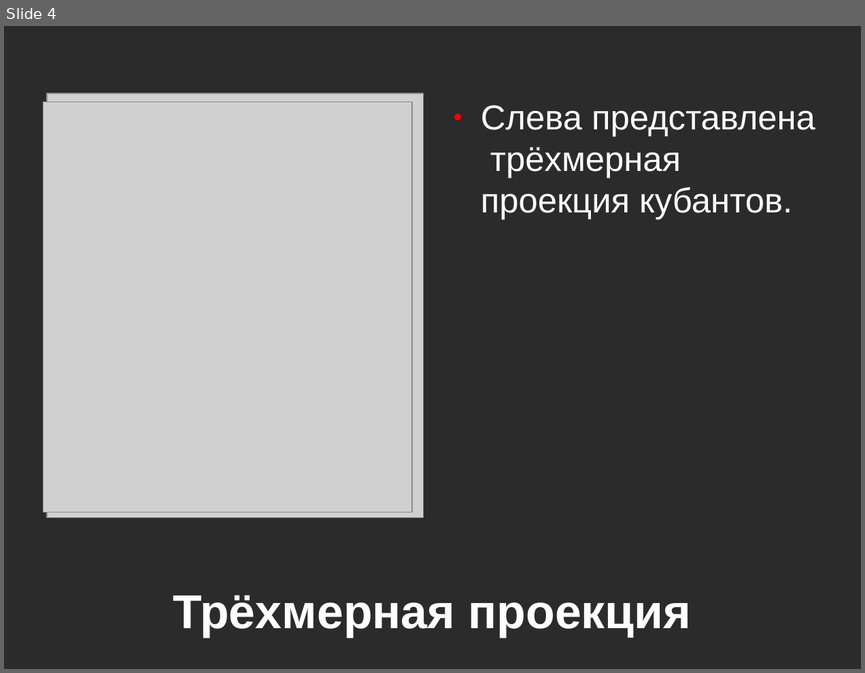
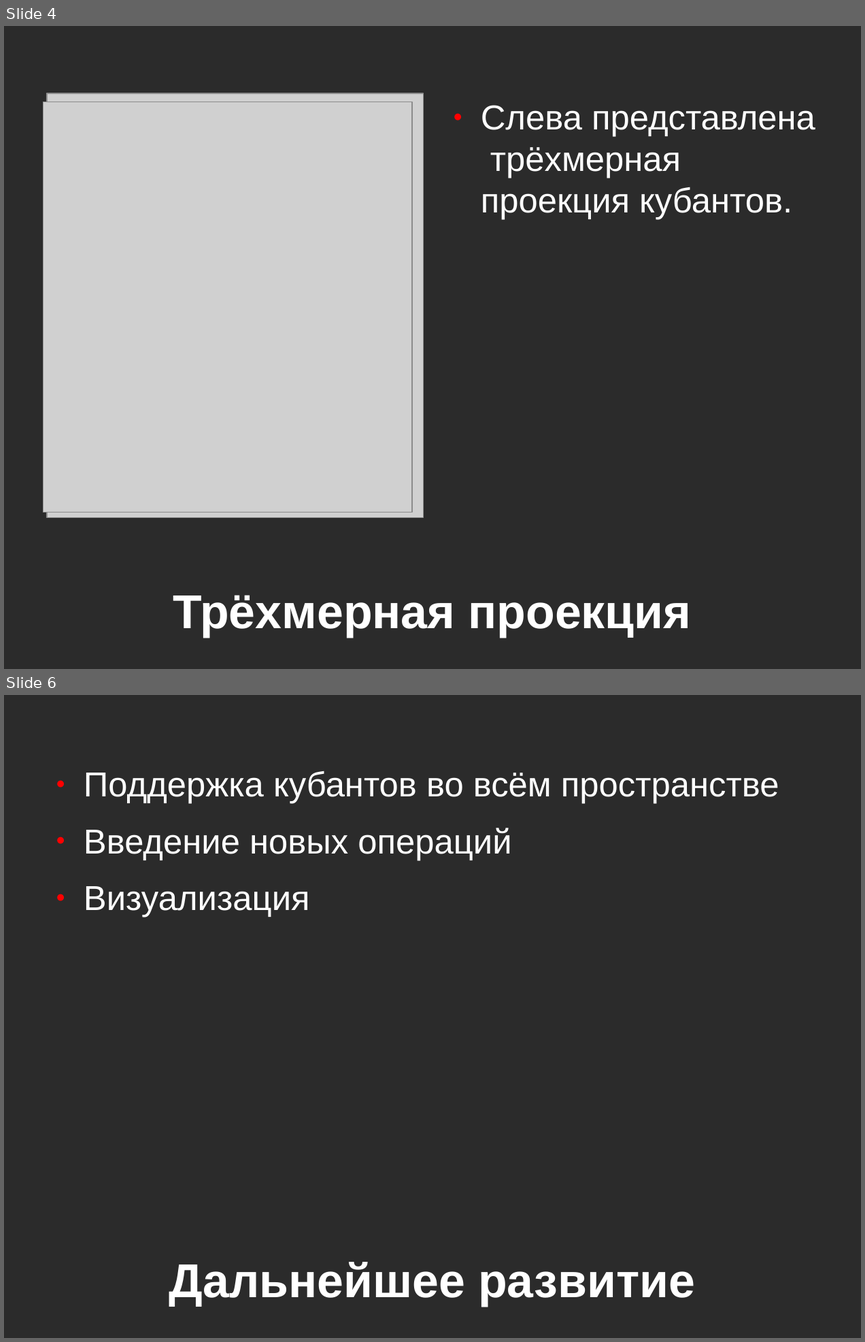
Before and after one commit to itroot/university-tasks, a slide deck: work/presentation.odp. Shown one above the other, each under a label of ours: slide 4 before the commit, slides 4 and 6 after it; the slides between them are not shown. The pictures are 865x673 and 865x1342 pixels, drawn with LibreOffice and Linux fonts; fonts in the diff are those of the drawing; grey boxes stand for pictures; background and template pictures are left out; a plain dark background stands for a picture behind light text. Boxes give left, top, right and bottom in pixels: in the first picture for what was removed or moved away, otherwise in the second. Text is boxed around its words. In the diff, an @@ line names an element or a change of style, - is before the commit and + after.

```diff
--- a/work/presentation.odp
+++ b/work/presentation.odp
@@ slide 6 added at <box>4,695,861,1338</box>, background picture (left out) @@
@@ text added at <box>84,771,779,917</box>, 32 pt, text #FFFFFF @@
+● Поддержка кубантов во всём пространстве
+● Введение новых операций
+● Визуализация
@@ title added at <box>169,1261,695,1306</box>, 44 pt, text #FFFFFF, bold @@
+Дальнейшее развитие
```
Also in this commit, not shown: 1 slide changed, 1 other slide added, 1 slide removed.
